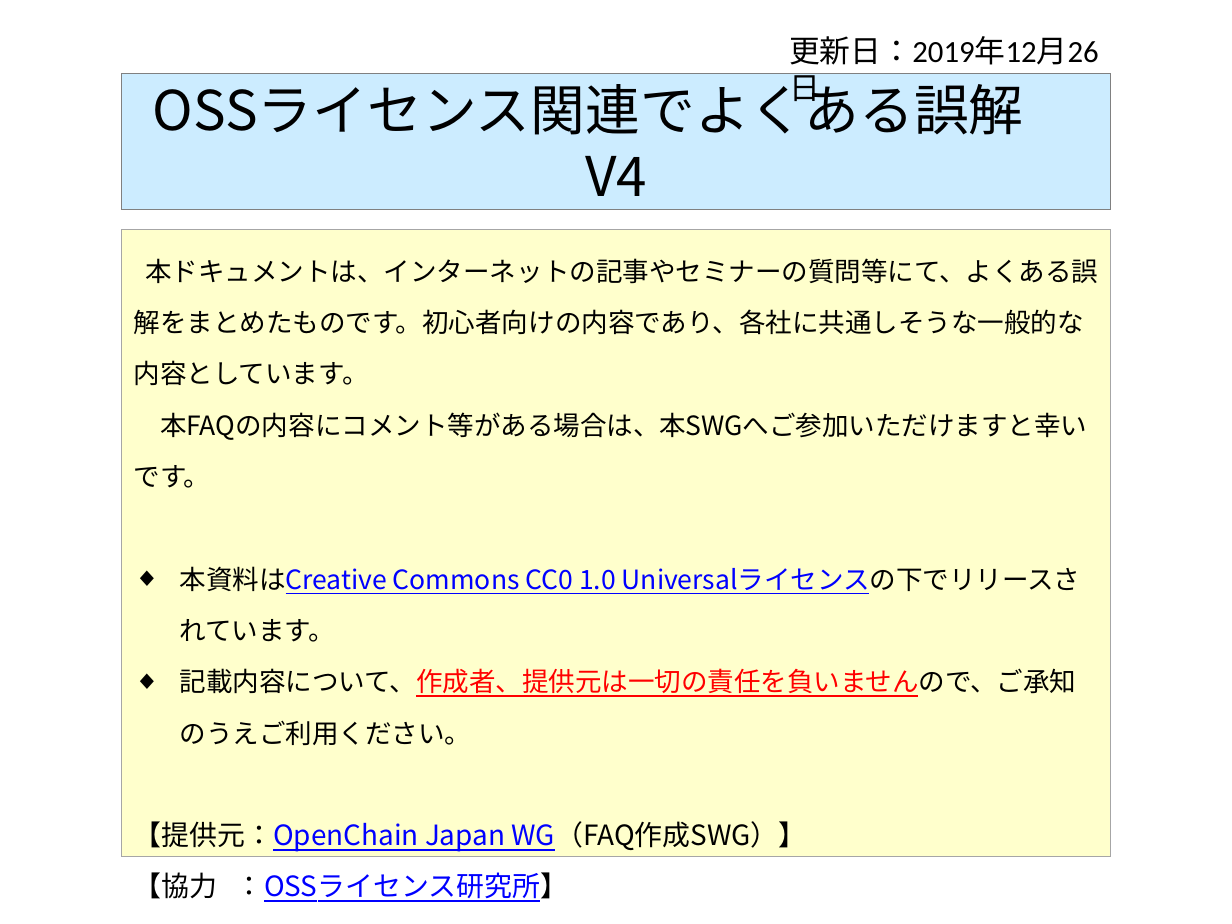
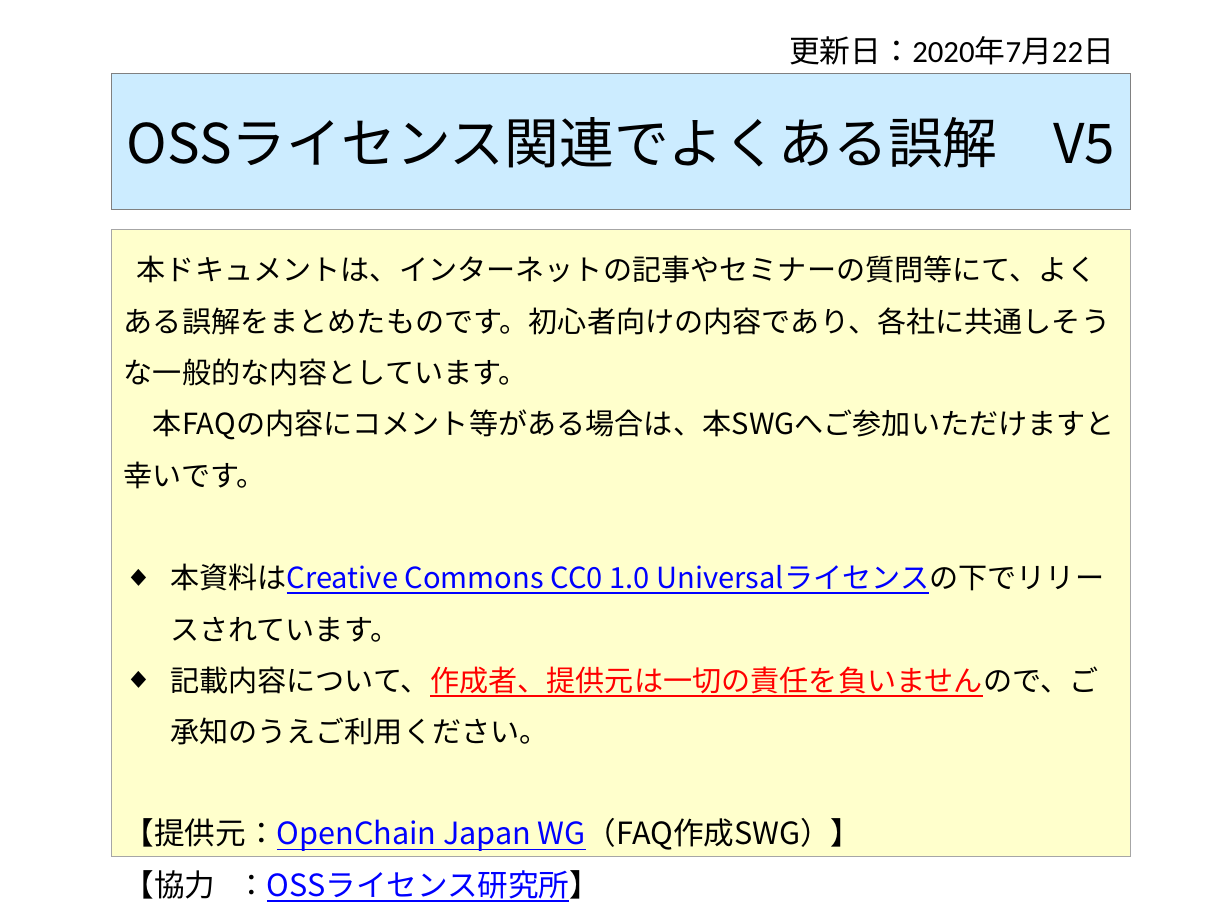
Before and after one commit to OpenChain-Project/OpenChain-JWG, a slide deck: slide 1 of Education_Material/FAQ/OSSライセンス関連でよくある誤解_CC0.pptx. Drawn at 1232x924 pixels with LibreOffice and Linux fonts; fonts in the diff are those of the drawing. Boxes give left, top, right and bottom in pixels: in the first picture for what was removed or moved away, otherwise in the second. Text is boxed around its words. In the diff, an @@ line names an element or a change of style, - is before the commit and + after.

Commit message:
V5に更新します。

```diff
--- a/Education_Material/FAQ/OSSライセンス関連でよくある誤解_CC0.pptx
+++ b/Education_Material/FAQ/OSSライセンス関連でよくある誤解_CC0.pptx
@@ text at [789, 36, 1114, 65]: text changed @@
-更新日：2019年12月26日
+更新日：2020年7月22日
@@ title "OSSライセンス関連でよくある誤解 V5": place and size @@
-title "OSSライセンス関連でよくある誤解 V5" at [121, 74, 1110, 209]
+title "OSSライセンス関連でよくある誤解 V5" at [112, 74, 1131, 209]
@@ title at [127, 117, 1115, 168]: text changed @@
-OSSライセンス関連でよくある誤解 V4
+OSSライセンス関連でよくある誤解 V5
@@ subtitle "本ドキュメントは、インターネットの記事やセミナーの質問等にて、よくある誤解をまとめたものです。初心者向けの内容であり、各 ...": place and size @@
-subtitle "本ドキュメントは、インターネットの記事やセミナーの質問等にて、よくある誤解をまとめたものです。初心者向けの内容であり、各 ..." at [121, 229, 1110, 856]
+subtitle "本ドキュメントは、インターネットの記事やセミナーの質問等にて、よくある誤解をまとめたものです。初心者向けの内容であり、各 ..." at [112, 229, 1131, 856]
@@ subtitle "本ドキュメントは、インターネットの記事やセミナーの質問等にて、よくある誤解をまとめたものです。初心者向けの内容であり、各 ..." at [112, 229, 1131, 856]: size 15.5 to 17 pt in "本ドキュメントは、インターネットの記事やセミナーの質問等にて、よくある誤解をまとめたものです。初心者向けの内容であり、各 ...", "本FAQの内容にコメント等がある場合は、本SWGへご参加いただけますと幸いです。", "本資料はCreative Commons CC0 1.0 Universalライセンスの下でリリースされています。", "記載内容について、作成者、提供元は一切の責任を負いませんので、ご承知のうえご利用ください。"; size 16.3 to 17.9 pt in "【提供元：OpenChain Japan WG（FAQ作成SWG）】", "【協力 ：OSSライセンス研究所】" @@
```
Also in this commit, not shown: 29 other slides changed, 9 slides added.
